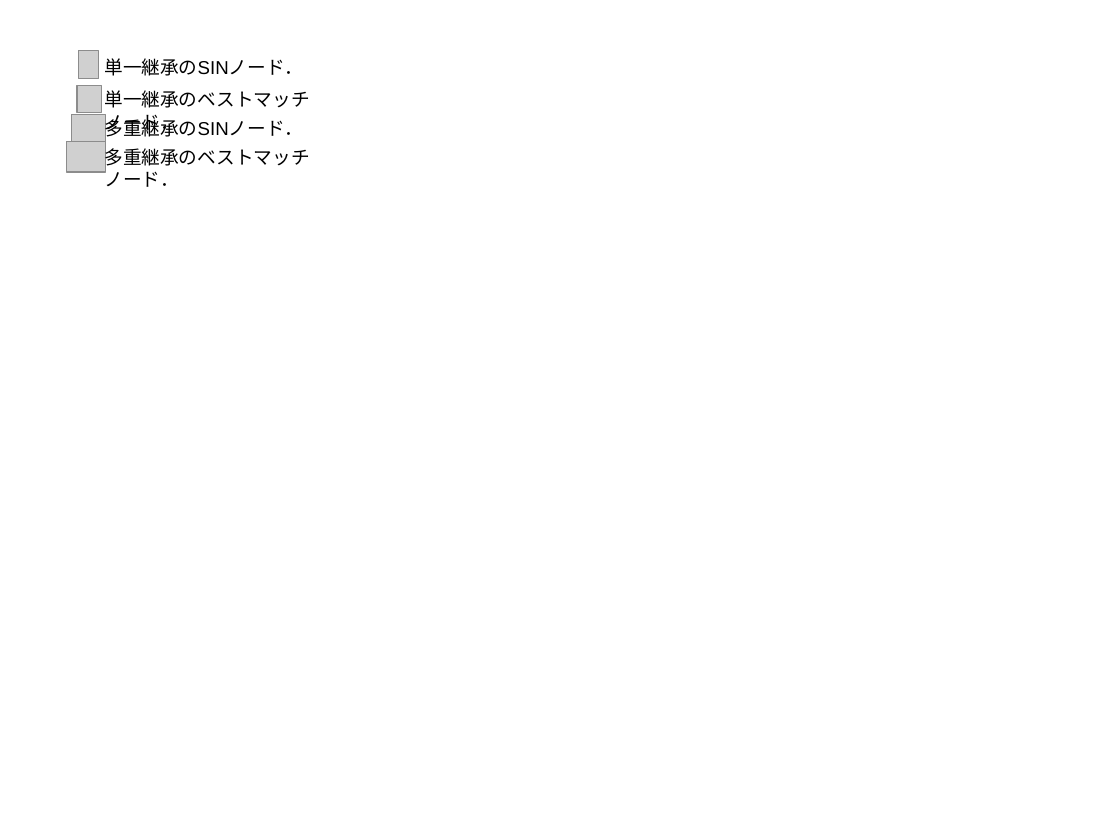
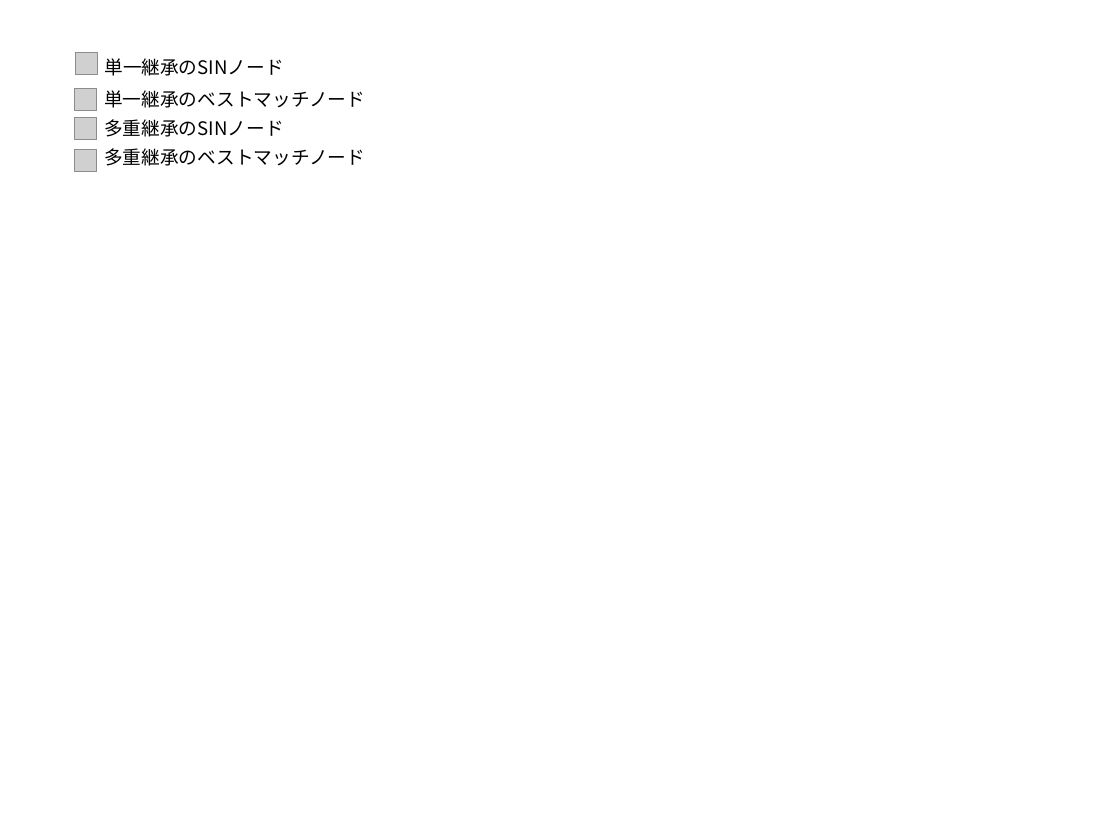
Before and after one commit to doddle-owl/doddle-owl-ja-docs, a slide deck: slide 29 of docs/source/figures/doddle-figures.pptx (slide 31 before the commit). Drawn at 1120x840 pixels with LibreOffice and Linux fonts; fonts in the diff are those of the drawing; grey boxes stand for pictures. Boxes give left, top, right and bottom in pixels: in the first picture for what was removed or moved away, otherwise in the second. Text is boxed around its words. In the diff, an @@ line names an element or a change of style, - is before the commit and + after.

```diff
--- a/docs/source/figures/doddle-figures.pptx
+++ b/docs/source/figures/doddle-figures.pptx
@@ text at [104,58,283,76]: text changed; font Arial to Noto Sans CJK JP @@
-単一継承のSINノード．
+単一継承のSINノード
@@ picture: place and size @@
-picture at [77,85,102,112]
+picture at [75,88,97,111]
@@ picture removed at [72,114,105,146] @@
@@ picture added at [75,118,97,140] @@
@@ text at [104,90,365,108]: text changed; font Arial to Noto Sans CJK JP @@
-単一継承のベストマッチノード．
+単一継承のベストマッチノード
@@ text at [104,119,283,137]: text changed; font Arial to Noto Sans CJK JP @@
-多重継承のSINノード．
+多重継承のSINノード
@@ picture removed at [67,142,105,172] @@
@@ picture added at [75,149,97,171] @@
@@ text at [104,148,365,166]: text changed; font Arial to Noto Sans CJK JP @@
-多重継承のベストマッチノード．
+多重継承のベストマッチノード
```
Also in this commit, not shown: 13 other slides changed, 1 slide added, 7 slides removed, 49 other files.
